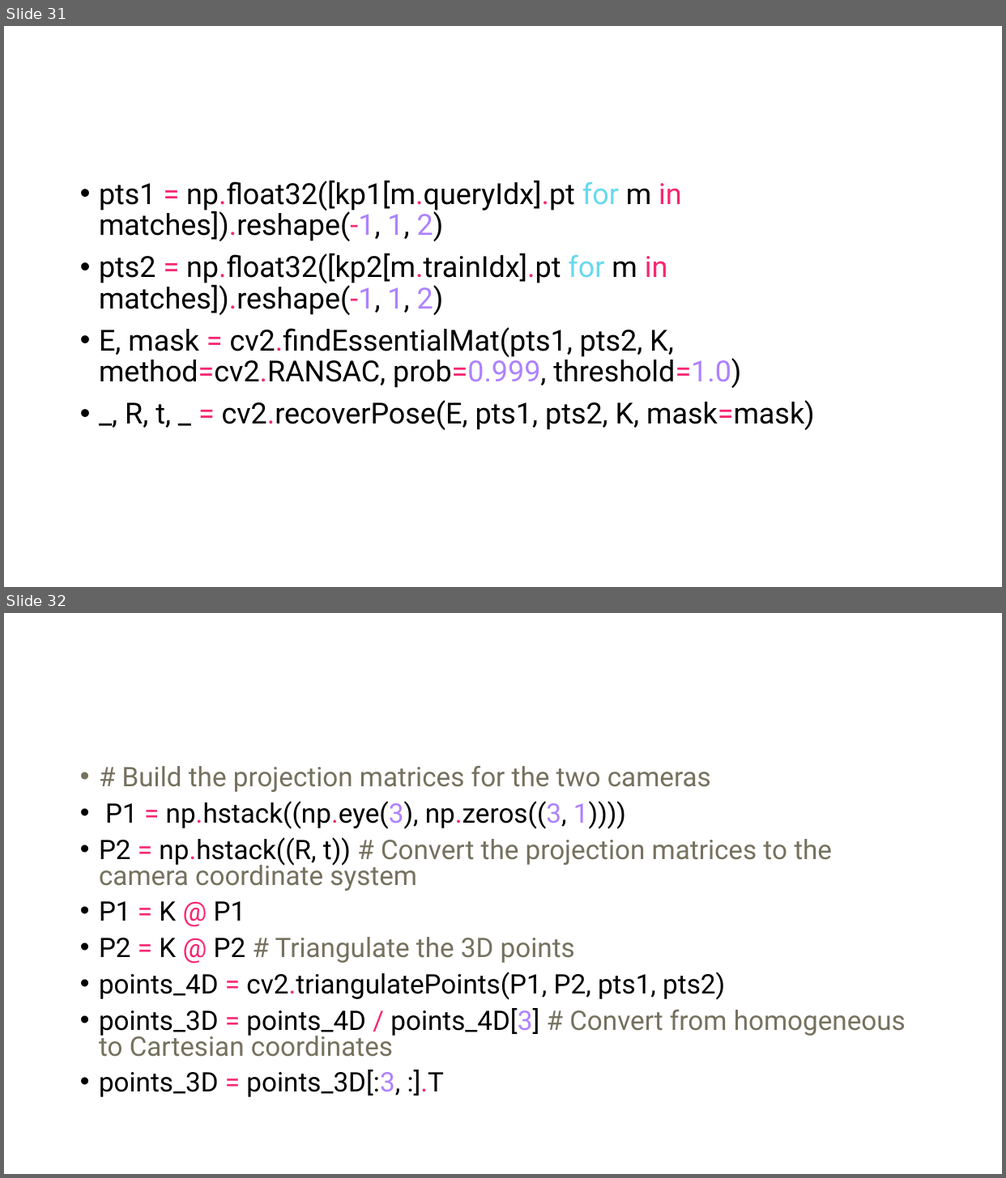
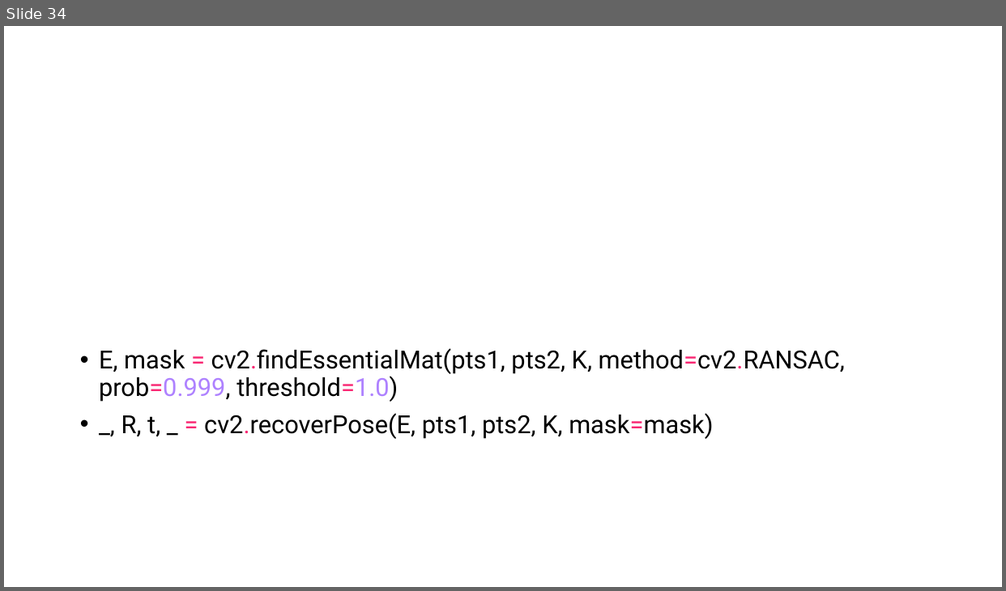
Before and after one commit to SSOE-ECE1390/LecturePowerPoints, a slide deck: ECE1390_Lecture15.pptx. Shown one above the other, each under a label of ours: slides 31 and 32 before the commit, slide 34 after it. The pictures are 1006x1178 and 1006x591 pixels, drawn with LibreOffice and Linux fonts; fonts in the diff are those of the drawing. Boxes give left, top, right and bottom in pixels: in the first picture for what was removed or moved away, otherwise in the second. Text is boxed around its words. In the diff, an @@ line names an element or a change of style, - is before the commit and + after.

```diff
--- a/ECE1390_Lecture15.pptx
+++ b/ECE1390_Lecture15.pptx
@@ slide 32 removed at bbox=[4, 613, 1002, 1174], background #FFFFFF @@
@@ text removed at bbox=[99, 766, 906, 1097] @@
-• # Build the projection matrices for the two cameras
-• P1 = np.hstack((np.eye(3), np.zeros((3, 1))))
-• P2 = np.hstack((R, t)) # Convert the projection matrices to the camera coordinate system
-• P1 = K @ P1
-• P2 = K @ P2 # Triangulate the 3D points
-• points_4D = cv2.triangulatePoints(P1, P2, pts1, pts2)
-• points_3D = points_4D / points_4D[3] # Convert from homogeneous to Cartesian coordinates
-• points_3D = points_3D[:3, :].T
@@ what was slide 31 is now slide 34 @@
@@ slide 34 changed as well @@
@@ text at bbox=[99, 180, 682, 315]: paragraphs removed @@
-• pts1 = np.float32([kp1[m.queryIdx].pt for m in matches]).reshape(-1, 1, 2)
-• pts2 = np.float32([kp2[m.trainIdx].pt for m in matches]).reshape(-1, 1, 2)
@@ text "E, mask = cv2.findEssentialMat(pts1, pts2, ...": place and size @@
-text "E, mask = cv2.findEssentialMat(pts1, pts2, ..." at bbox=[99, 180, 815, 430]
+text "E, mask = cv2.findEssentialMat(pts1, pts2, ..." at bbox=[99, 348, 845, 439]
@@ text "E, mask = cv2.findEssentialMat(pts1, pts2, ..." at bbox=[99, 348, 845, 439]: size 28 to 24 pt @@
```
Also in this commit, not shown: 3 other slides changed, 29 slides added, 30 other slides removed, 1 other file.
